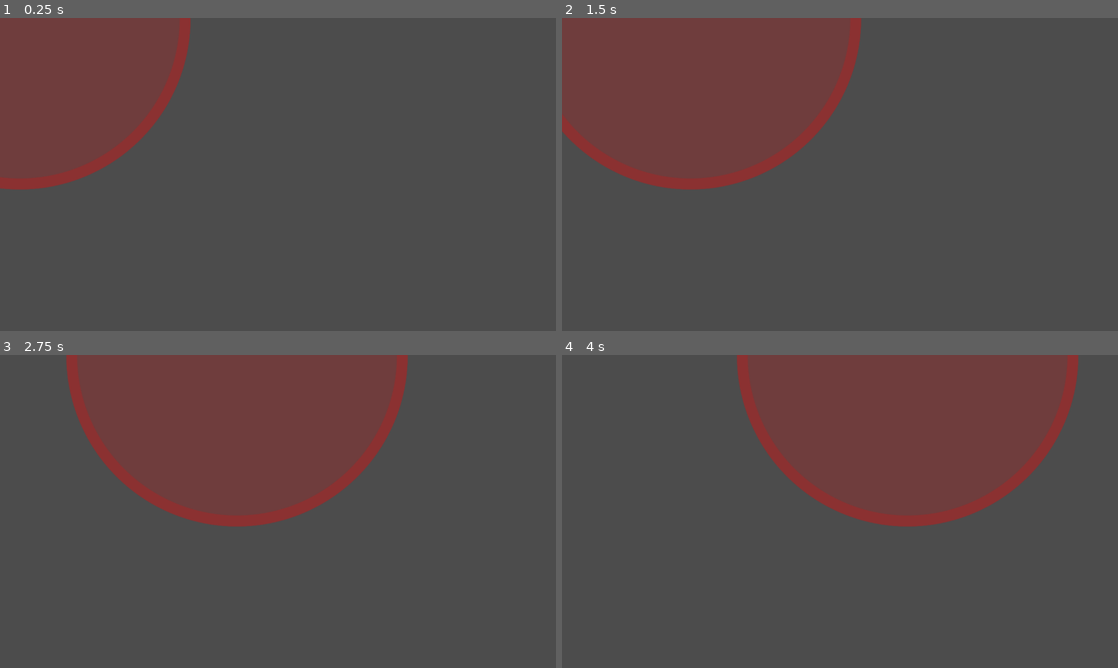
Above: before the commit, frames 1-4 (two rows, left to right).
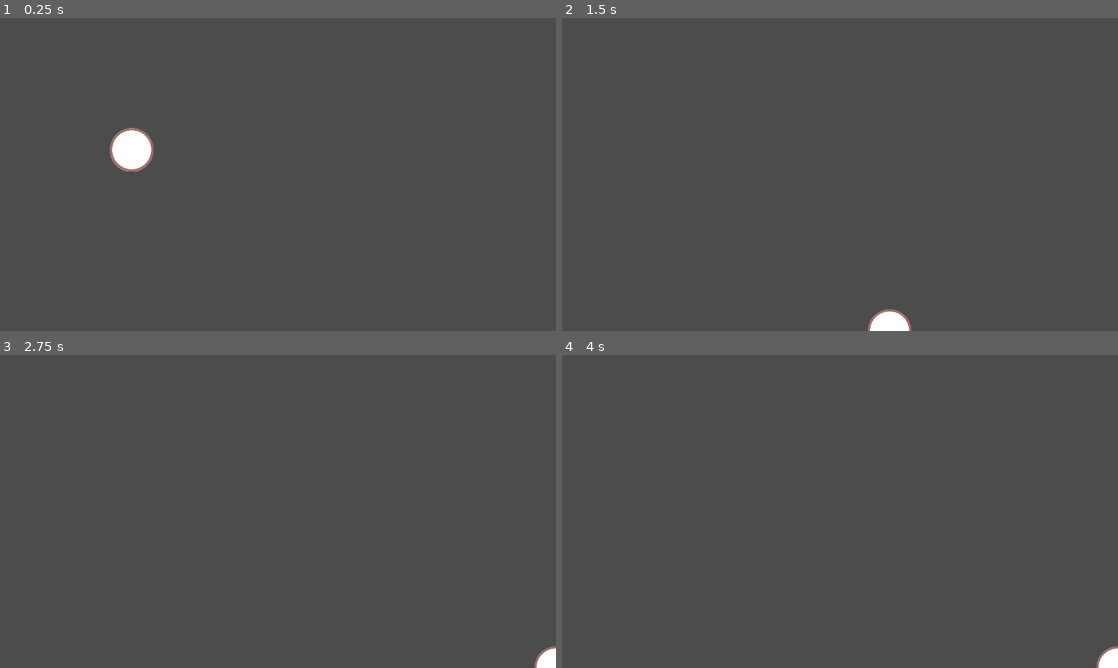
Above: after the commit, the same moments.

Repository: Louis-Ian/Godot-Projects
Game: Godot game, scene res://Scenes/Car.tscn
Two runs of this game, one before a commit and one after it. Both use one fixed random seed, a clock stepped at 60 frames per second and the inputs below. The project has no main scene, so this scene is started directly.
Inputs:
- Up to frame 1 (0.25 s): no input
- Up to frame 2 (1.5 s): no input
- Up to frame 3 (2.75 s): no input
- Up to frame 4 (4 s): no input

The runs differ from the first frame. In frame 1, 16% of the frame differs, in the area x 0-35%, y 0-55%; in frame 2, 25%; in frame 3, 27%, in the area x 11-100%, y 0-100%; in frame 4, 27%.

Commit message:
Car 0.0.1
- Texture
- Color randomizer
- Velocity, speed, acceleration and direction

Diff:
--- a/Formula Dots/Scenes/Car.tscn
+++ b/Formula Dots/Scenes/Car.tscn
@@ -5,6 +5,7 @@
 [ext_resource path="res://Scripts/Car.gd" type="Script" id=3]
 
 [sub_resource type="CircleShape2D" id=1]
+radius = 50.0
 
 [node name="Car" type="RigidBody2D"]
 mass = 0.00102041
@@ -16,18 +17,11 @@
 "_edit_group_": true
 }
 
-[node name="Node2D" type="Node2D" parent="."]
-
-[node name="Inside color" type="Sprite" parent="."]
-position = Vector2( 0, 1 )
-texture = ExtResource( 2 )
-
 [node name="CollisionShape2D" type="CollisionShape2D" parent="."]
 shape = SubResource( 1 )
 
-[node name="Outer color" type="Sprite" parent="."]
+[node name="Inner Color" type="Sprite" parent="."]
+texture = ExtResource( 2 )
+
+[node name="Outer Color" type="Sprite" parent="."]
 texture = ExtResource( 1 )
-
-[node name="CanvasModulate" type="CanvasModulate" parent="Outer color"]
-position = Vector2( 0, 1 )
-color = Color( 1, 0, 0, 0.196078 )
--- a/Formula Dots/Scripts/Car.gd
+++ b/Formula Dots/Scripts/Car.gd
@@ -1,21 +1,50 @@
 extends RigidBody2D
 
-
+var SCALE = 100
 # Declare member variables here. Examples:
 # var a = 2
 # var b = "text"
+var colors_array = [Color("ff0000"), Color("001aff"), Color("f7ff00"), Color("08ff00")]
+var screen_size
+
+var acceleration = 0	#acceleratino in meters per second squared
+var breaking = 0	#breaking in meters per second squared
+var speed = 0	#speed in meters per second
+var max_speed = 33*SCALE
+var direction = Vector2(0, 0)	#direction vetor
+var velocity = Vector2(0, 0)	#velocity vector
+
 
 func _init():
 	pass
 
 # Called when the node enters the scene tree for the first time.
 func _ready():
-	#$".".translate(Vector2(400, 400))
-	#$".".draw_circle(Vector2(0, 0), 200, Color(255, 255, 255, 255))
-	$".".linear_velocity += Vector2(200, 0)
-	pass # Replace with function body.
+	screen_size = get_viewport_rect().size
+	position = Vector2(300, 300)
+
+	randomize()
+	var new_color = Color(randf(), randf(), randf())
+	$"Outer Color".self_modulate = new_color
+	print(new_color)
+	print($"Outer Color".self_modulate)
+
+	direction = Vector2(1, 0)
+	acceleration = 10*SCALE
+	breaking = 50*SCALE
 
 
 # Called every frame. 'delta' is the elapsed time since the previous frame.
-#func _process(delta):
-#	pass
+func _process(delta):
+
+	direction = Vector2(randf(), randf())
+
+	if speed != max_speed:
+		speed += acceleration * delta
+
+	velocity.x = direction.x * speed
+	velocity.y = direction.y * speed
+
+	position += velocity * delta
+	position.x = clamp(position.x, 0, screen_size.x)
+	position.y = clamp(position.y, 0, screen_size.y)
Binary file changed: Formula Dots/Textures/Car_circle.png
Binary file changed: Formula Dots/Textures/Car_detail.png
